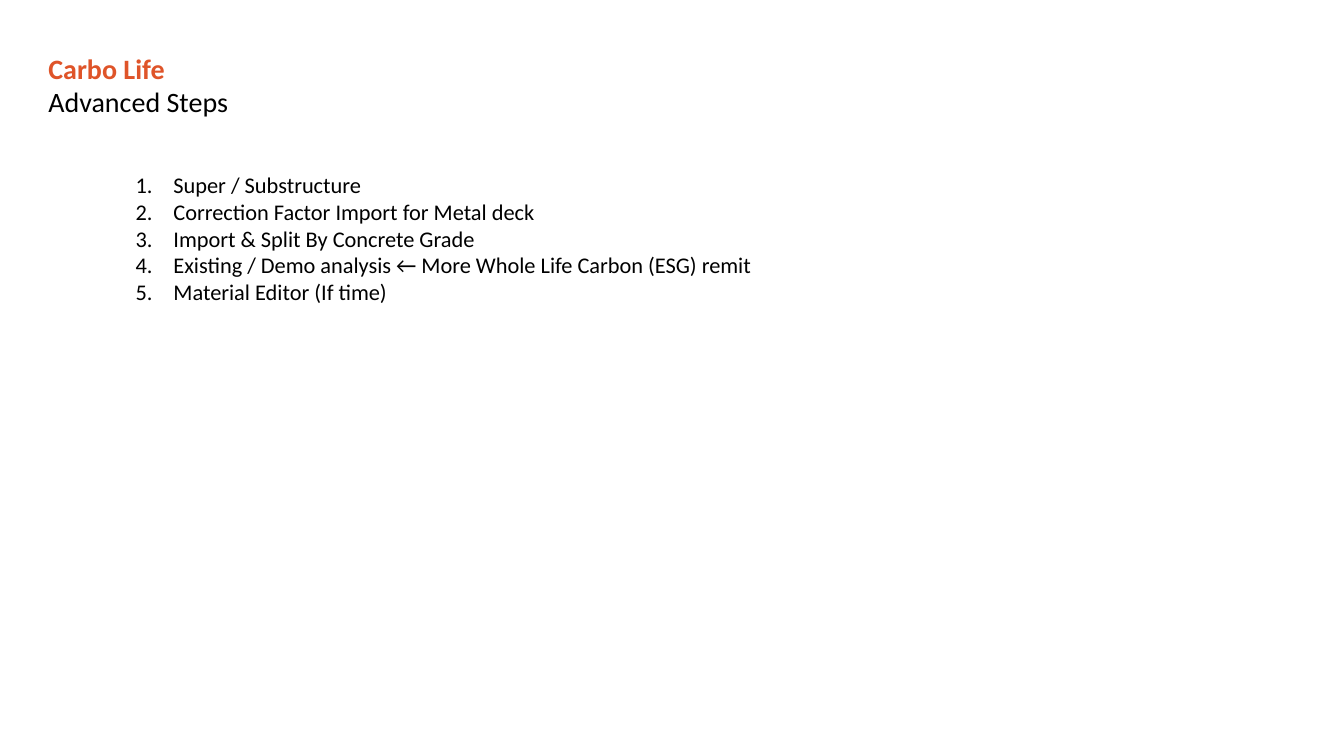
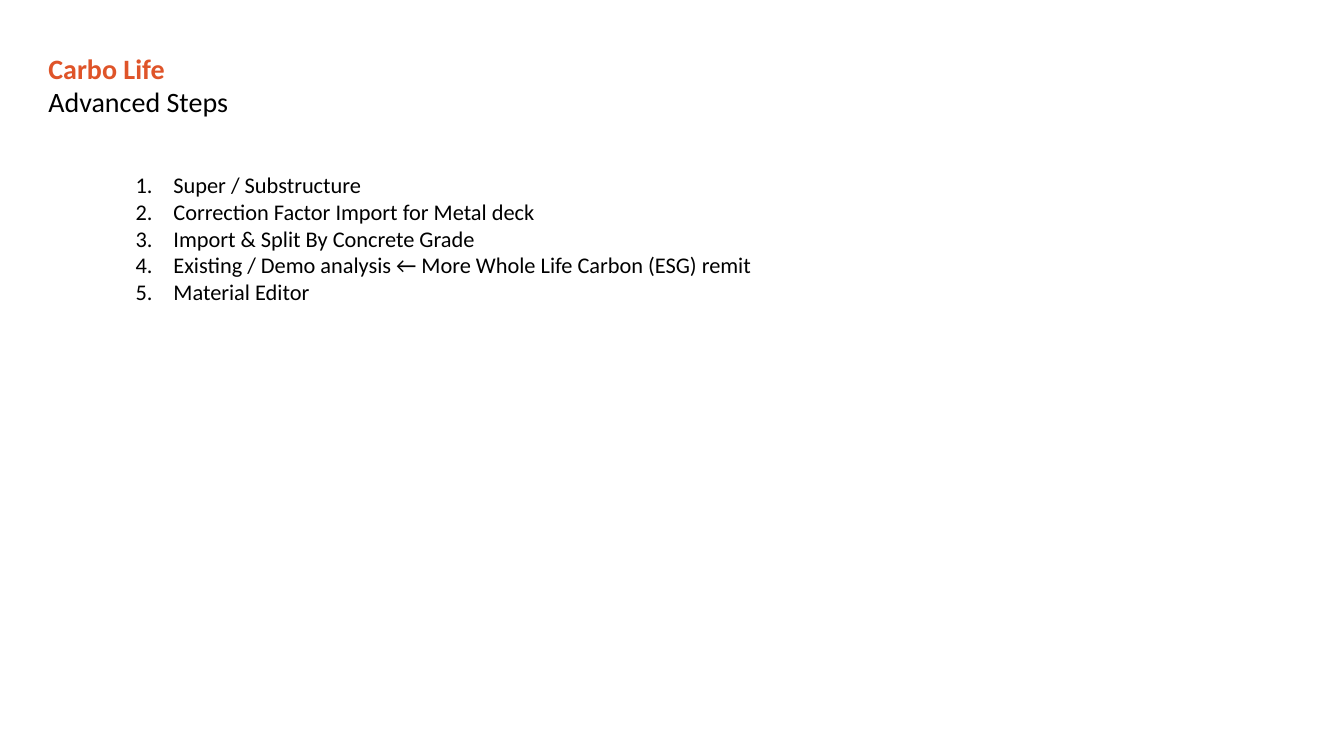
Before and after one commit to DavidVeld/CarboLifeCalc, a slide deck: slide 33 of CarboLifeCalc/Resources/DV_CarboCalcReporting.pptx. Drawn at 1344x756 pixels with LibreOffice and Linux fonts; fonts in the diff are those of the drawing. Boxes give left, top, right and bottom in pixels: in the first picture for what was removed or moved away, otherwise in the second. Text is boxed around its words. In the diff, an @@ line names an element or a change of style, - is before the commit and + after.

```diff
--- a/CarboLifeCalc/Resources/DV_CarboCalcReporting.pptx
+++ b/CarboLifeCalc/Resources/DV_CarboCalcReporting.pptx
@@ text at (x1=173, y1=284, x2=309, y2=300): text changed @@
-  5. Material Editor (If time)
+  5. Material Editor
```
Also in this commit, not shown: 6 other slides changed, 34 other files.
